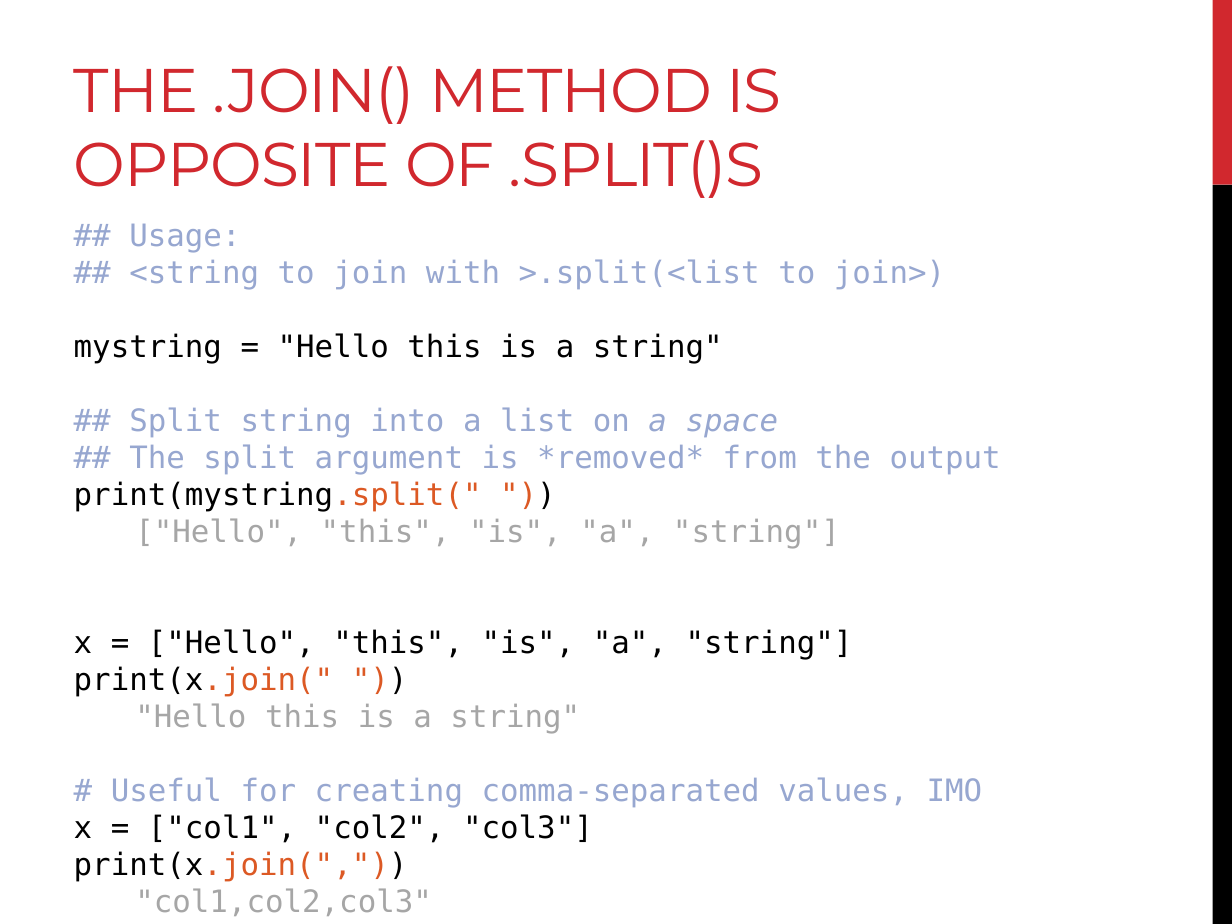
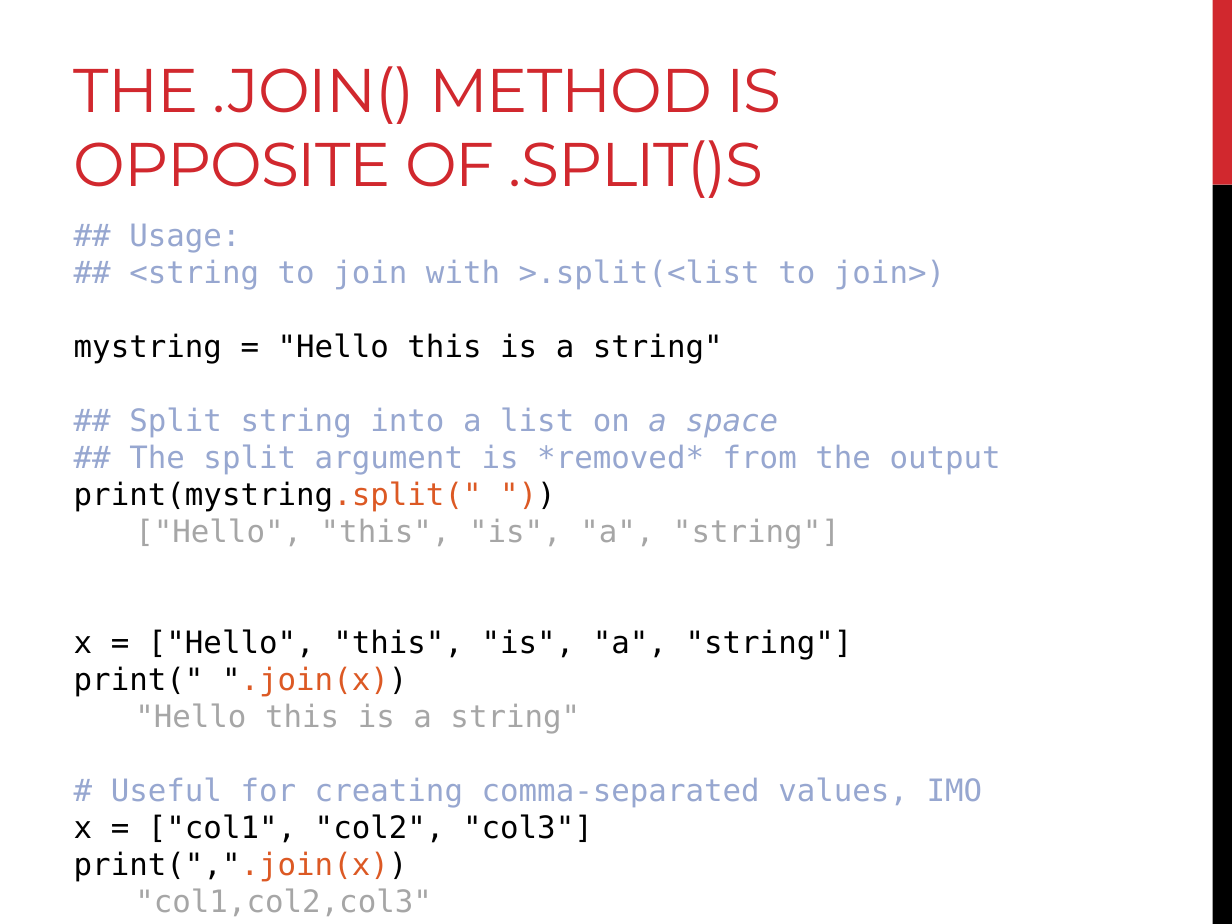
Before and after one commit to sjspielman/bdib2018_python, a slide deck: slide 4 of files/slides/slides_day4.pptx. Drawn at 1232x924 pixels with LibreOffice and Linux fonts; fonts in the diff are those of the drawing. Boxes give left, top, right and bottom in pixels: in the first picture for what was removed or moved away, otherwise in the second. Text is boxed around its words. In the diff, an @@ line names an element or a change of style, - is before the commit and + after.

```diff
--- a/files/slides/slides_day4.pptx
+++ b/files/slides/slides_day4.pptx
@@ text at [74,666,407,697]: text changed; text colour #DC5924 to #000000 @@
-print(x.join(" "))
+print(" ".join(x))
@@ text at [74,851,408,882]: text changed; text colour #DC5924 to #000000 @@
-print(x.join(","))
+print(",".join(x))
```
Also in this commit, not shown: 7 other slides changed, 1 other file.
